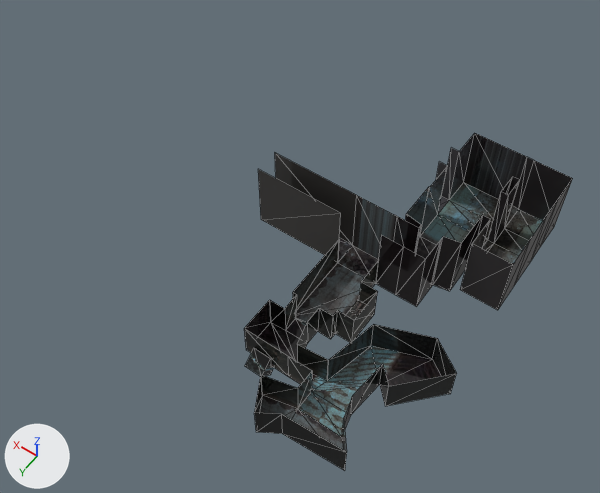
Renders of the glTF model project/resources/objects/prison/prison_loc.glb from each side of a commit.
Camera for both pictures: a 50 mm camera at (-13.0, 16.8, 35.6) aimed at (2.8, -5.3, 0.8). Arrows for +X, +Y and +Z are at lower left; the lights stay in place. Mesh edges are drawn as thin lines. Where no turn or scale is listed for an object, it has been applied to the vertices. Vertices at the same position are counted once.

The scene before the commit, as lines of its bpy script (objects in view):
```python
me_cube_001 = bpy.data.meshes.new('Cube.001')
me_cube_001.from_pydata(...)  # a box spanning x -1.0..1.0, y -1.0..1.0, z -1.0..1.0
me_cube_001.materials.append(mat_prison_loc_001)  # picture img_prison_loc
me_cube_002 = bpy.data.meshes.new('Cube.002')
me_cube_002.from_pydata(...)  # 132 vertices, 182 faces; spans x -7.8..6.1, y -15.1..4.2, z 0.0..4.1
me_cube_002.materials.append(mat_prison_loc)
ob_cube = bpy.data.objects.new('Cube', me_cube_002)
ob_cube.location = (0.0, 0.0, 0.0)
ob_cube_002 = bpy.data.objects.new('Cube.002', me_cube_001)
ob_cube_002.location = (0.51, 1.1, 0.09)
ob_cube_002.rotation_euler = (-0.847, -0.00824, 3.134)  # degrees (-49, -0.5, 180)
ob_cube_002.scale = (0.511, 0.511, 0.511)
```
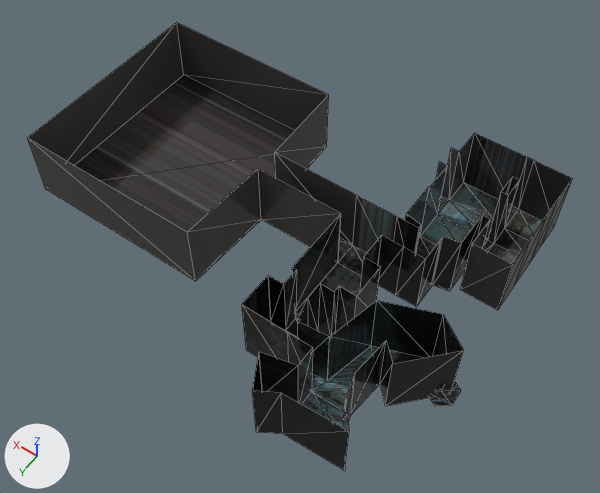
Pixel boxes (x1, y1, x2, y2) of what changed, in the pictures (600 x 493 px):
```json
{"object": "Cube", "change": "reshaped", "before": [244, 133, 573, 470], "after": [27, 23, 573, 470], "on screen": "66% wider, 33% taller"}
{"object": "Cube.002", "change": "moved, turned", "before": [245, 348, 274, 376], "after": [430, 380, 461, 406]}
{"part": 1, "of": "me_cube_002", "change": "built on", "before": [244, 240, 456, 463], "after": [27, 23, 463, 463]}
```

Scene script edits in JSON lines:
```json
{"block": "me_cube_002", "where": "# used by ob_cube; location = (0.0, 0.0, 0.0)"}
{"op": "remove", "block": "me_cube_002", "code": "me_cube_002.from_pydata(...)  # 132 vertices, 182 faces; spans x -7.8..6.1, y -15.1..4.2, z 0.0..4.1"}
{"op": "add", "block": "me_cube_002", "code": "me_cube_002.from_pydata(...)  # 140 vertices, 196 faces; spans x -7.8..17.5, y -15.1..4.2, z 0.0..4.1"}
{"block": "me_cube_002", "change": "me_cube_002 part 1"}
{"block": "me_cube_002", "change": "34 vertices in x -7.8..1.6, y -6.1..4.2, z 2.0 move by (0.0, 0.0, 2.0)"}
{"block": "me_cube_002", "change": "8 vertices are added at x 6.3..17.5, y -12.9..-0.7, z 0.0..4.1"}
{"block": "me_cube_002", "change": "14 new faces join them"}
{"op": "set", "path": "ob_cube_002.location", "old": "(0.51, 1.1, 0.09)", "new": "(-7.46, -2.62, 0.11)"}
{"op": "set", "path": "ob_cube_002.rotation_euler", "old": "(-0.847, -0.00824, 3.134)", "new": "(-0.763, 0.0937, -1.521)", "note": "degrees (-49, -0.5, 180) -> degrees (-44, 5.4, -87)"}
```
